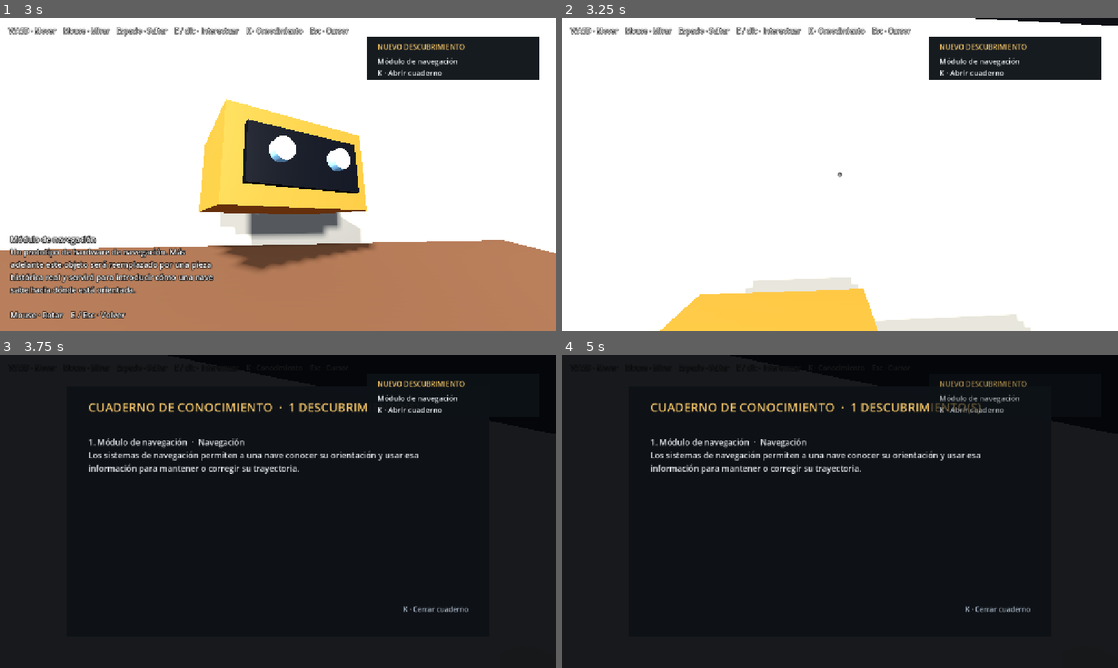
Above: before the commit, frames 1-4 (two rows, left to right).
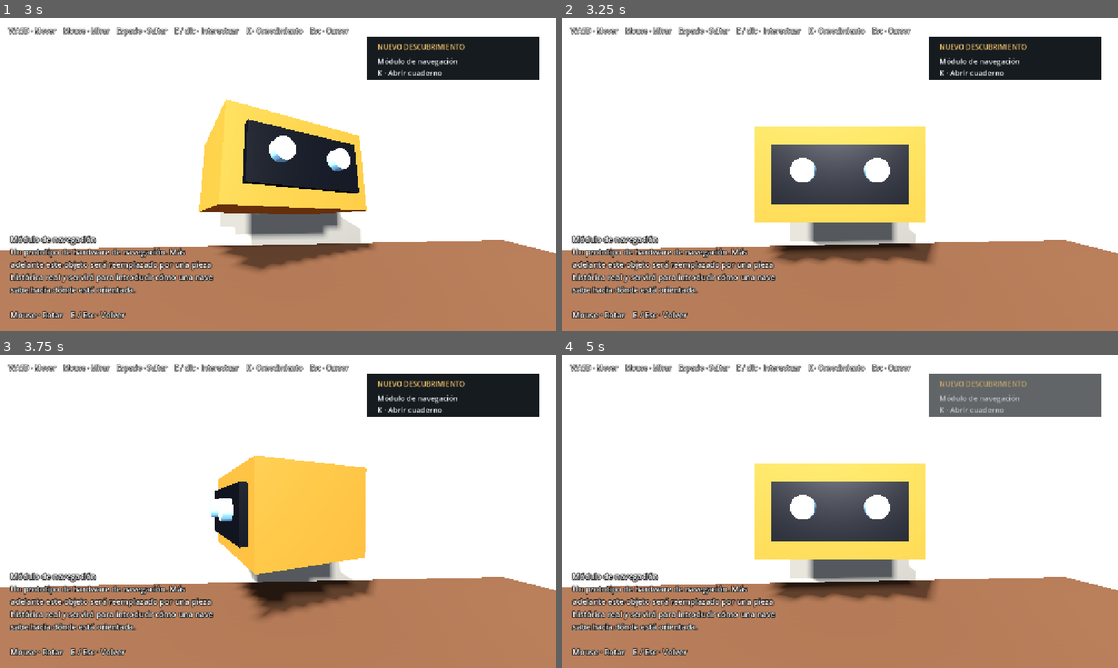
Above: after the commit, the same moments.

Repository: IDozy/starlightlegacy
Game: Godot game, scene res://scenes/main/main.tscn
Two runs of this game, one before a commit and one after it. Both use one fixed random seed, a clock stepped at 60 frames per second and the inputs below.
Inputs (mouse positions are in pixels of both pictures, inside the frame that each line leads up to):
- Up to frame 1 (3 s): tap Enter at 0.5 s; move the mouse to (305, 174) at 0.52 s; hold W from 0.53 s (still down); tap E (interact, bound only after the commit) at 0.6, 1.35, 2.3 s; click (305, 174) at 0.67 s; tap Space at 0.77, 1.52, 2.75 s; move the mouse to (250, 174) at 1.27 s; move the mouse to (289, 168) at 2.02 s; hold Enter 2.03-2.78 s; move the mouse to (272, 180) at 2.77 s; tap Z at 2.85 s; click (272, 180) at 2.92 s
- Up to frame 2 (3.25 s): keep holding W; tap Space at 3.02 s; tap E (interact, bound only after the commit) at 3.05 s
- Up to frame 3 (3.75 s): keep holding W; move the mouse to (316, 514) at 3.52 s; tap K at 3.6 s
- Up to frame 4 (5 s): keep holding W; tap Space at 3.77, 4.52 s; tap E (interact, bound only after the commit) at 3.8, 4.35 s; tap Enter at 4.25 s; move the mouse to (795, 508) at 4.27 s

Frame 1 is identical in both runs. In frame 2, 38% of the frame differs, in the area x 0-100%, y 0-100%; in frame 3, 94%; in frame 4, 100%.

Commit message:
fix: use InputMap action for cross-platform interaction

Diff:
--- a/scenes/player/player.gd
+++ b/scenes/player/player.gd
@@ -20,11 +20,11 @@
 var _inspection_visual: Node3D = null
 var _is_inspecting := false
 var _control_locked := false
-var _interact_key_was_pressed := false
 
 
 func _ready() -> void:
 	add_to_group("player_controller")
+	_ensure_interact_action()
 	interaction_ray.target_position = Vector3(0.0, 0.0, -interaction_distance)
 	_capture_mouse()
 
@@ -53,12 +53,6 @@
 		head.rotation.x = clamp(head.rotation.x, deg_to_rad(-85.0), deg_to_rad(85.0))
 
 	if event is InputEventKey and event.pressed and not event.echo:
-		if INPUT_COMPAT.key_matches(event, KEY_E) and _current_interactable != null:
-			_current_interactable.call("interact", self)
-			_interact_key_was_pressed = true
-			get_viewport().set_input_as_handled()
-			return
-
 		if INPUT_COMPAT.key_matches(event, KEY_ESCAPE):
 			if Input.mouse_mode == Input.MOUSE_MODE_CAPTURED:
 				_release_mouse()
@@ -67,8 +61,6 @@
 
 
 func _physics_process(delta: float) -> void:
-	_poll_interaction_key()
-
 	if not is_on_floor():
 		velocity += get_gravity() * delta
 
@@ -79,6 +71,10 @@
 		return
 
 	_update_interaction_target()
+
+	if Input.is_action_just_pressed("interact") and _current_interactable != null:
+		_current_interactable.call("interact", self)
+		return
 
 	if Input.is_physical_key_pressed(KEY_SPACE) and is_on_floor():
 		velocity.y = jump_velocity
@@ -110,7 +106,6 @@
 
 func set_control_locked(locked: bool) -> void:
 	_control_locked = locked
-	_interact_key_was_pressed = INPUT_COMPAT.is_key_pressed(KEY_E)
 
 	if locked:
 		_set_current_interactable(null)
@@ -236,19 +231,21 @@
 	)
 
 
-func _poll_interaction_key() -> void:
-	var interact_pressed: bool = INPUT_COMPAT.is_key_pressed(KEY_E)
-
-	if (
-		interact_pressed
-		and not _interact_key_was_pressed
-		and not _control_locked
-		and not _is_inspecting
-		and _current_interactable != null
-	):
-		_current_interactable.call("interact", self)
-
-	_interact_key_was_pressed = interact_pressed
+func _ensure_interact_action() -> void:
+	if not InputMap.has_action("interact"):
+		InputMap.add_action("interact")
+
+	var physical_event := InputEventKey.new()
+	physical_event.physical_keycode = KEY_E
+
+	if not InputMap.action_has_event("interact", physical_event):
+		InputMap.action_add_event("interact", physical_event)
+
+	var logical_event := InputEventKey.new()
+	logical_event.keycode = KEY_E
+
+	if not InputMap.action_has_event("interact", logical_event):
+		InputMap.action_add_event("interact", logical_event)
 
 
 func _capture_mouse() -> void:
